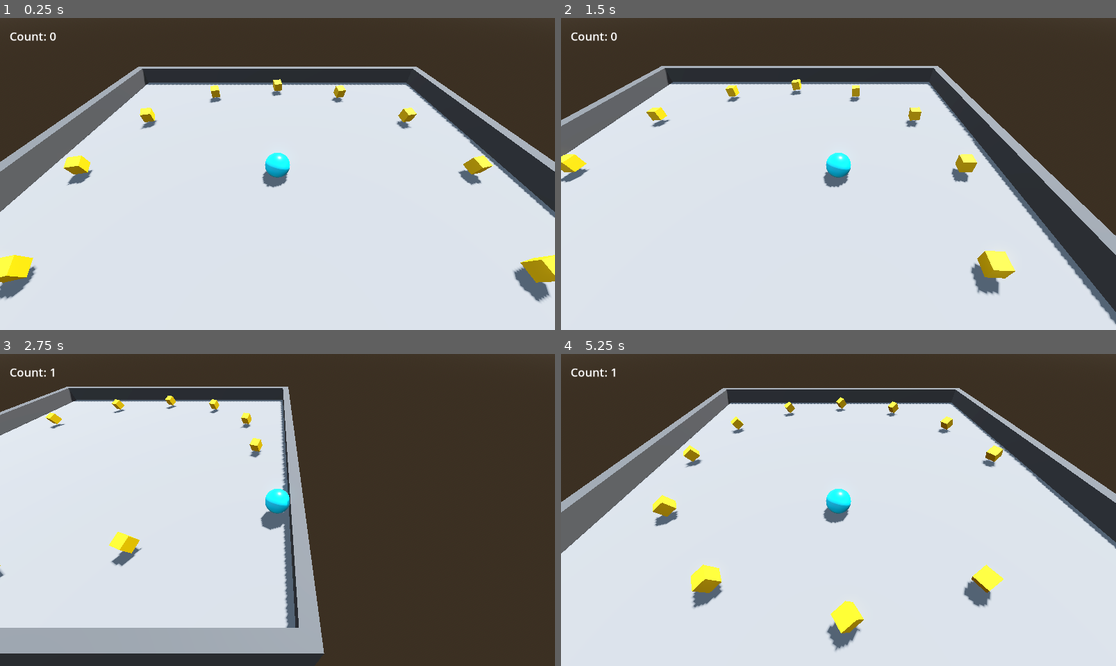
Above: before the commit, frames 1-4 (two rows, left to right).
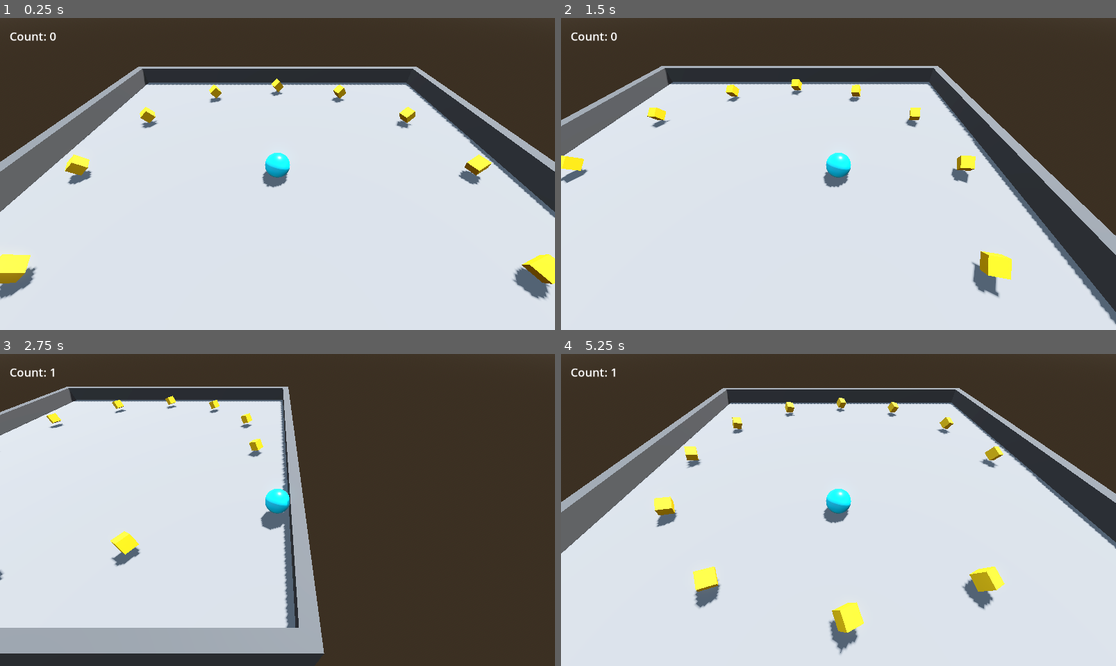
Above: after the commit, the same moments.

Repository: jrenato/godot-roll-a-ball
Game: Godot game, scene res://levels/level.tscn
Two runs of this game, one before a commit and one after it. Both use one fixed random seed, a clock stepped at 60 frames per second and the inputs below.
Inputs:
- Up to frame 1 (0.25 s): no input
- Up to frame 2 (1.5 s): hold D (move_right) 0.53-1.28 s; hold S (move_back) from 1.28 s (still down)
- Up to frame 3 (2.75 s): release S (move_back) at 2.03 s; hold D (move_right) from 2.03 s (still down)
- Up to frame 4 (5.25 s): release D (move_right) at 2.78 s; hold W (move_forward) 2.78-3.53 s; hold A (move_left) 3.53-5.03 s; hold S (move_back) from 5.03 s (still down)

The runs differ from the first frame. In frame 1, 1.4% of the frame differs, in the area x 0-100%, y 19-92%; in frame 2, 1.1%; in frame 3, 0.6%; in frame 4, 1.7%, in the area x 16-80%, y 13-97%.

Commit message:
Fixed pickup rotation

Diff:
--- a/levels/pickup.gd
+++ b/levels/pickup.gd
@@ -1,8 +1,8 @@
 extends CharacterBody3D
 
-var rotation_vector : Vector3 = Vector3(1, 1, 0)
-@onready var mesh_instance_3d: MeshInstance3D = $MeshInstance3D
+@onready var mesh_instance_3d : MeshInstance3D = $MeshInstance3D
 
+var rotation_speed : float = 0.8
 
 func _ready() -> void:
 	pass
@@ -10,7 +10,9 @@
 
 
 func _process(delta: float) -> void:
-	mesh_instance_3d.rotation += rotation_vector * delta
+	mesh_instance_3d.rotate_object_local(Vector3(1, 0, 0), 1 * delta * rotation_speed)
+	mesh_instance_3d.rotate_object_local(Vector3(0, 1, 0), 2 * delta * rotation_speed)
+	mesh_instance_3d.rotate_object_local(Vector3(0, 0, 1), 3 * delta * rotation_speed)
 
 
 #func tween_rotate_loop():
--- a/levels/pickup.tscn
+++ b/levels/pickup.tscn
@@ -10,7 +10,6 @@
 size = Vector3(0.5, 0.5, 0.5)
 
 [node name="Pickup" type="CharacterBody3D" groups=["pickups"]]
-transform = Transform3D(1, 0, 0, 0, 1, 0, 0, 0, 1, 0, 0, 0)
 collision_layer = 0
 script = ExtResource("1_fctsy")
 
